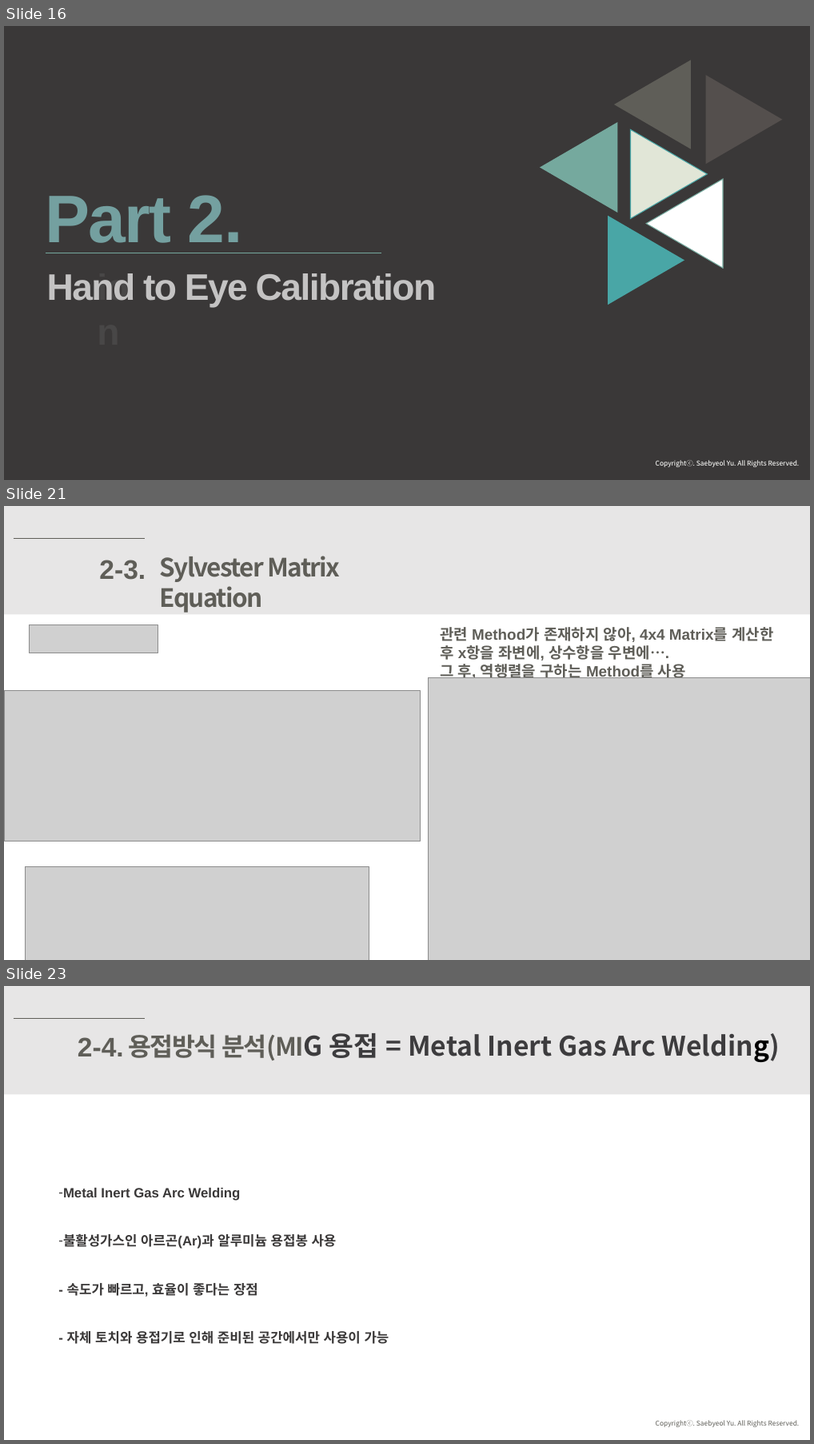
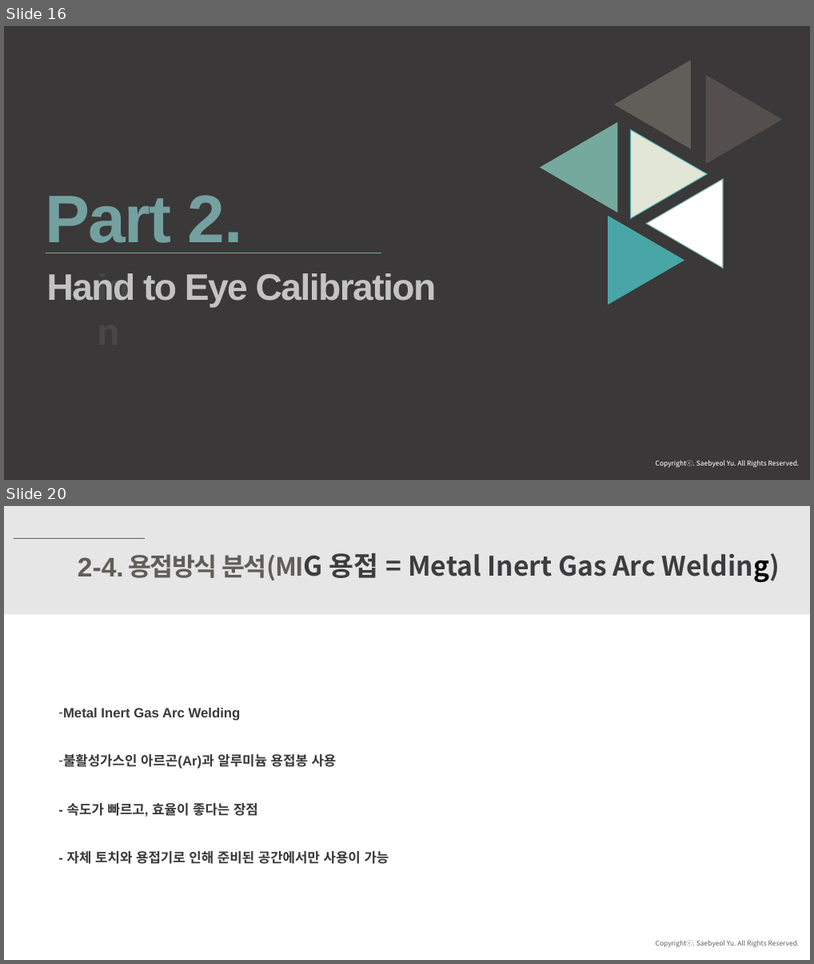
Before and after one commit to ssh6189/2021.05.28, a slide deck: 2021년 5월 28일 발표.pptx. Shown one above the other, each under a label of ours: slides 16, 21 and 23 before the commit, slides 16 and 20 after it; the slides between them are not shown. The pictures are 814x1444 and 814x964 pixels, drawn with LibreOffice and Linux fonts; fonts in the diff are those of the drawing; grey boxes stand for pictures. Boxes give left, top, right and bottom in pixels: in the first picture for what was removed or moved away, otherwise in the second. Text is boxed around its words. In the diff, an @@ line names an element or a change of style, - is before the commit and + after.

```diff
--- a/2021년 5월 28일 발표.pptx
+++ b/2021년 5월 28일 발표.pptx
@@ slide 21 removed at bbox=[4, 506, 810, 960], background #FFFFFF @@
@@ rectangle removed at bbox=[4, 506, 810, 614] @@
@@ line removed from (13, 539) to (145, 539) @@
@@ text removed at bbox=[99, 560, 146, 580] @@
-2-3.
@@ text removed at bbox=[160, 556, 340, 612] @@
-Sylvester Matrix Equation
@@ picture removed at bbox=[30, 625, 158, 653] @@
@@ text removed at bbox=[440, 627, 774, 680] @@
-관련 Method가 존재하지 않아, 4x4 Matrix를 계산한
-후 x항을 좌변에, 상수항을 우변에….
-그 후, 역행렬을 구하는 Method를 사용
@@ picture removed at bbox=[4, 691, 420, 841] @@
@@ picture removed at bbox=[429, 678, 810, 960] @@
@@ picture removed at bbox=[25, 867, 370, 960] @@
@@ what was slide 23 is now slide 20 @@
```
Also in this commit, not shown: 9 slides changed, 3 other slides removed.
